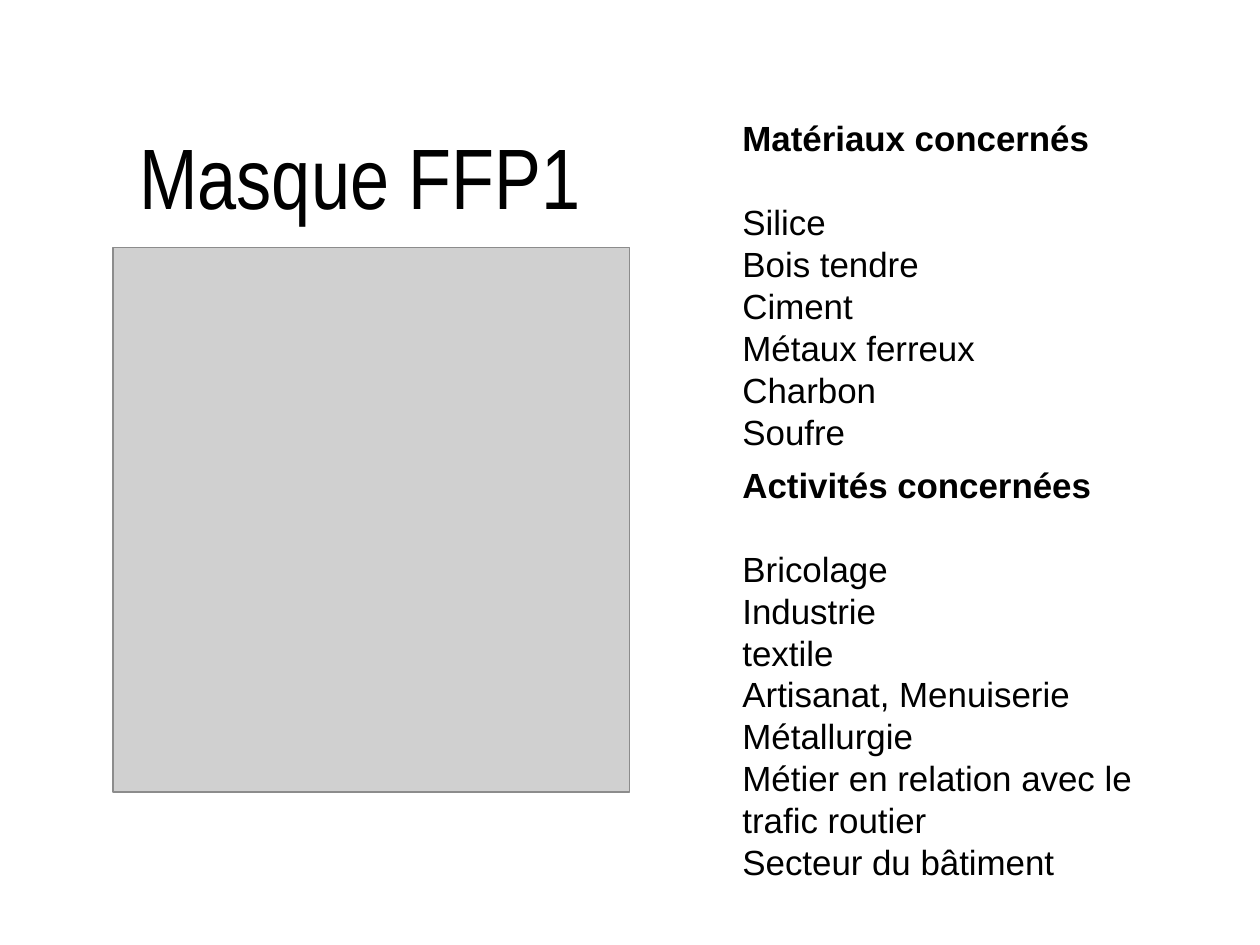
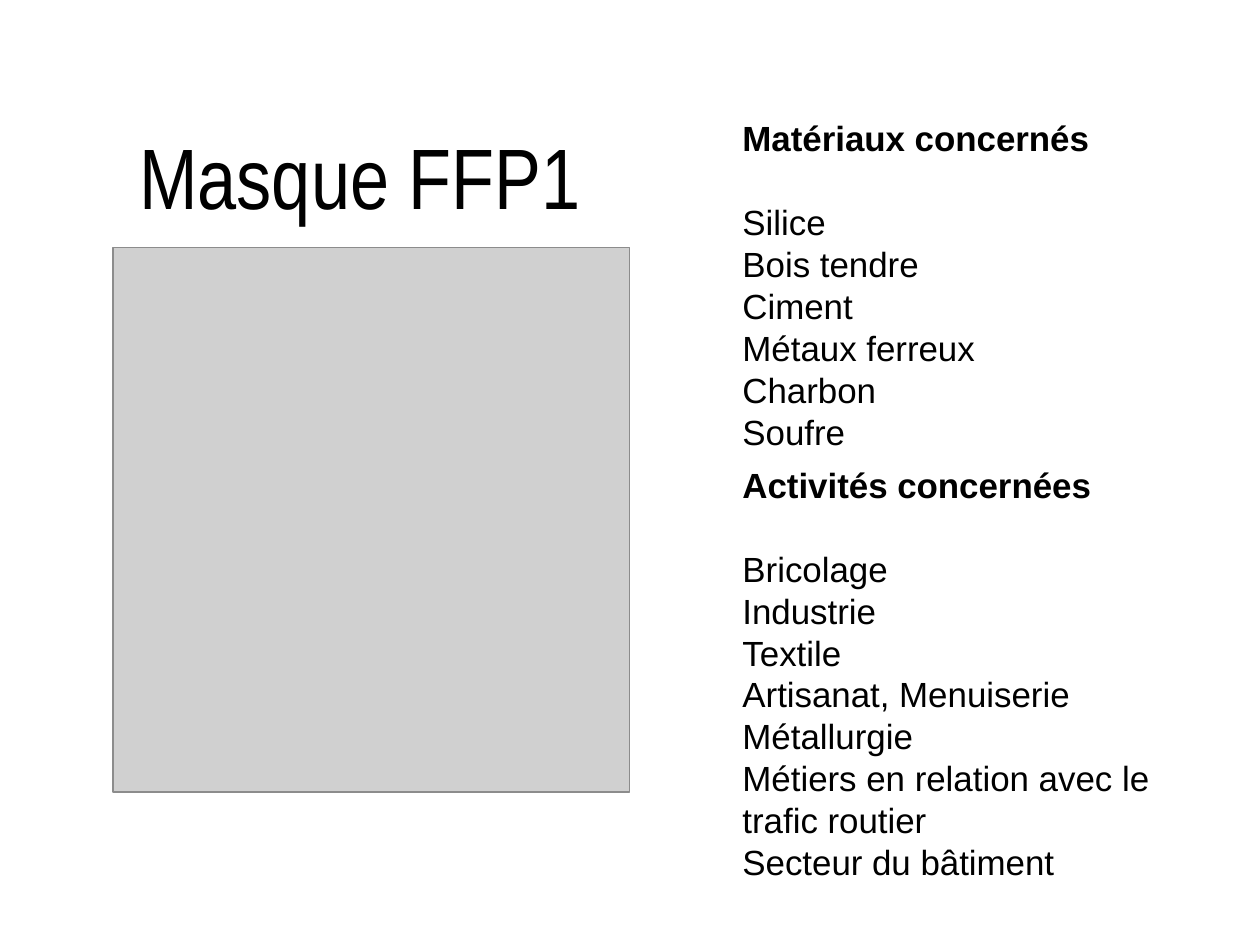
Before and after one commit to Evarisk/bibliotheque-media-risque, a slide deck: slide 4 of causerie/produits-emissions-dechets/les-fondamentaux_masques-poussieres-FFPX/les-fondamentaux_masques-particules-FFPX.odp. Drawn at 1260x945 pixels with LibreOffice and Linux fonts; fonts in the diff are those of the drawing; grey boxes stand for pictures; background and template pictures are left out. Boxes give left, top, right and bottom in pixels: in the first picture for what was removed or moved away, otherwise in the second. Text is boxed around its words. In the diff, an @@ line names an element or a change of style, - is before the commit and + after.

```diff
--- a/causerie/produits-emissions-dechets/les-fondamentaux_masques-poussieres-FFPX/les-fondamentaux_masques-particules-FFPX.odp
+++ b/causerie/produits-emissions-dechets/les-fondamentaux_masques-poussieres-FFPX/les-fondamentaux_masques-particules-FFPX.odp
@@ text at (x1=742, y1=472, x2=1149, y2=876): text changed @@
-Activités concernées
-Bricolage
-Industrie
-textile
-Artisanat, Menuiserie
-Métallurgie
-Métier en relation avec le trafic routier
-Secteur du bâtiment
+Activités concernées
+Bricolage
+Industrie
+Textile
+Artisanat, Menuiserie
+Métallurgie
+Métiers en relation avec le trafic routier
+Secteur du bâtiment
```
Also in this commit, not shown: 5 other slides changed, 1 other file.
